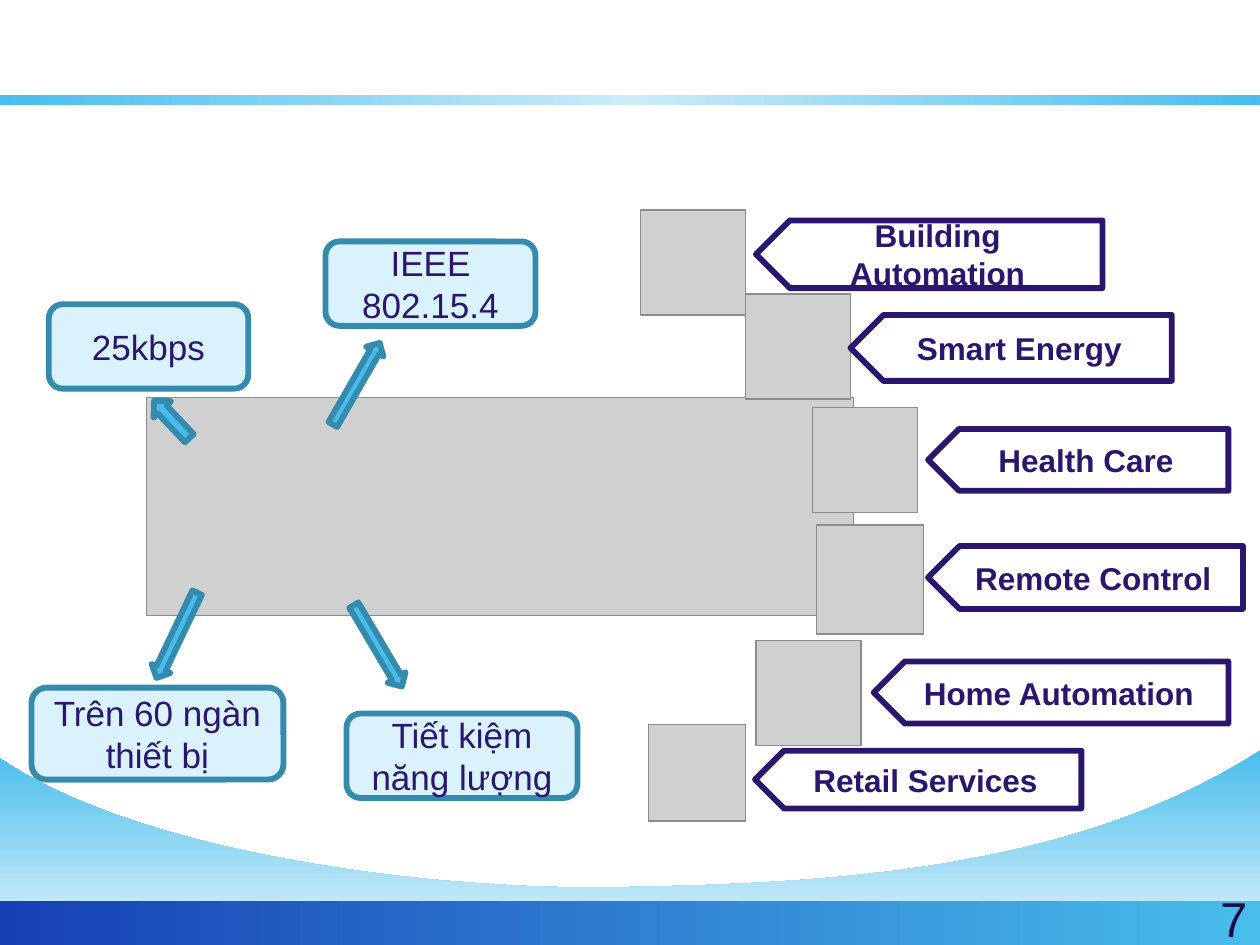
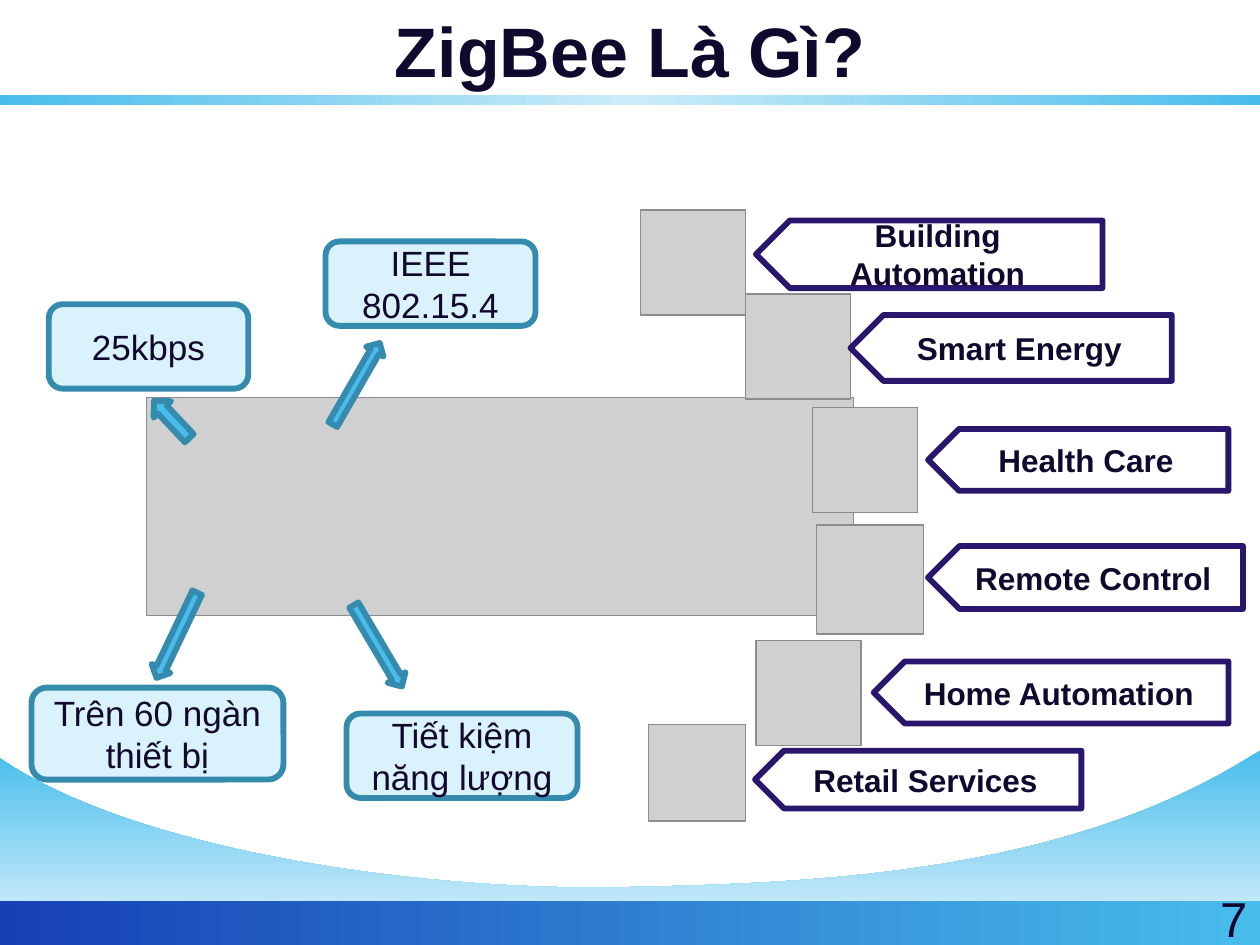
Before and after one commit to golf2109/zigbee-in-supermaket, a slide deck: slide 7 of docs/Report/Queue-Busting.pptx. Drawn at 1260x945 pixels with LibreOffice and Linux fonts; fonts in the diff are those of the drawing; grey boxes stand for pictures; background and template pictures are left out. Boxes give left, top, right and bottom in pixels: in the first picture for what was removed or moved away, otherwise in the second. Text is boxed around its words. In the diff, an @@ line names an element or a change of style, - is before the commit and + after.

Commit message:
Modified colors

```diff
--- a/docs/Report/Queue-Busting.pptx
+++ b/docs/Report/Queue-Busting.pptx
@@ title "ZigBee Là Gì?" at (395, 25, 864, 90): text colour #FFFFFF to #12082E @@
@@ text colour #2B166E to #12082E in 10 elements at (929, 546, 1244, 609), (850, 315, 1172, 381), (929, 428, 1228, 490), (756, 220, 1102, 289), (755, 751, 1081, 809), (873, 662, 1228, 723), (346, 713, 577, 798), (325, 242, 536, 326), (49, 305, 248, 389), (32, 688, 284, 780) @@
@@ page number at (1220, 898, 1247, 937): text colour #1A0D46 to #12082E @@
```
Also in this commit, not shown: 36 other slides changed, 2 slides removed.
